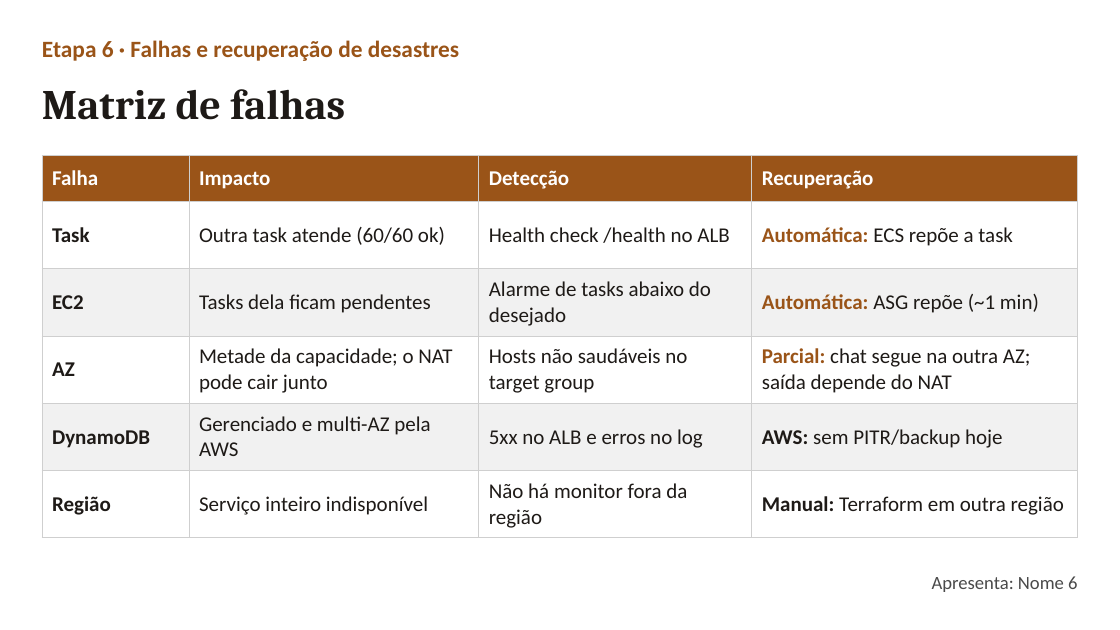
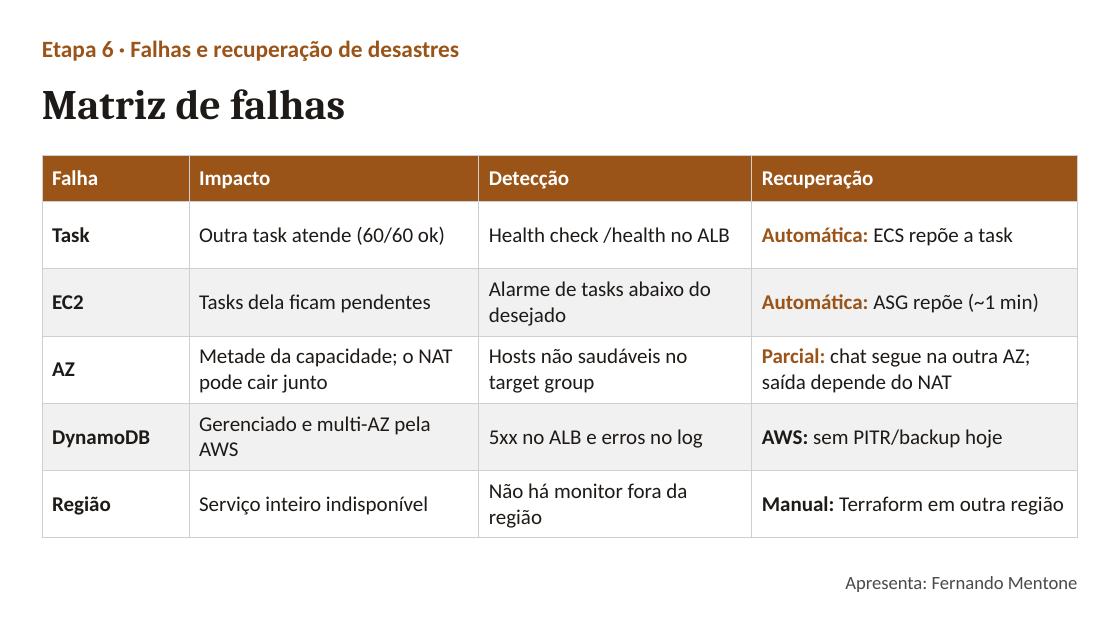
Before and after one commit to FelipeSuarez1/comercio-conversacional-aws, a slide deck: slide 16 of apresentacao/apresentacao-video.pptx. Drawn at 1120x630 pixels with LibreOffice and Linux fonts; fonts in the diff are those of the drawing. Boxes give left, top, right and bottom in pixels: in the first picture for what was removed or moved away, otherwise in the second. Text is boxed around its words. In the diff, an @@ line names an element or a change of style, - is before the commit and + after.

```diff
--- a/apresentacao/apresentacao-video.pptx
+++ b/apresentacao/apresentacao-video.pptx
@@ text at bbox=[845, 576, 1078, 592]: text changed @@
-Apresenta: Nome 6
+Apresenta: Fernando Mentone
```
Also in this commit, not shown: 8 other slides changed, 1 other file.
